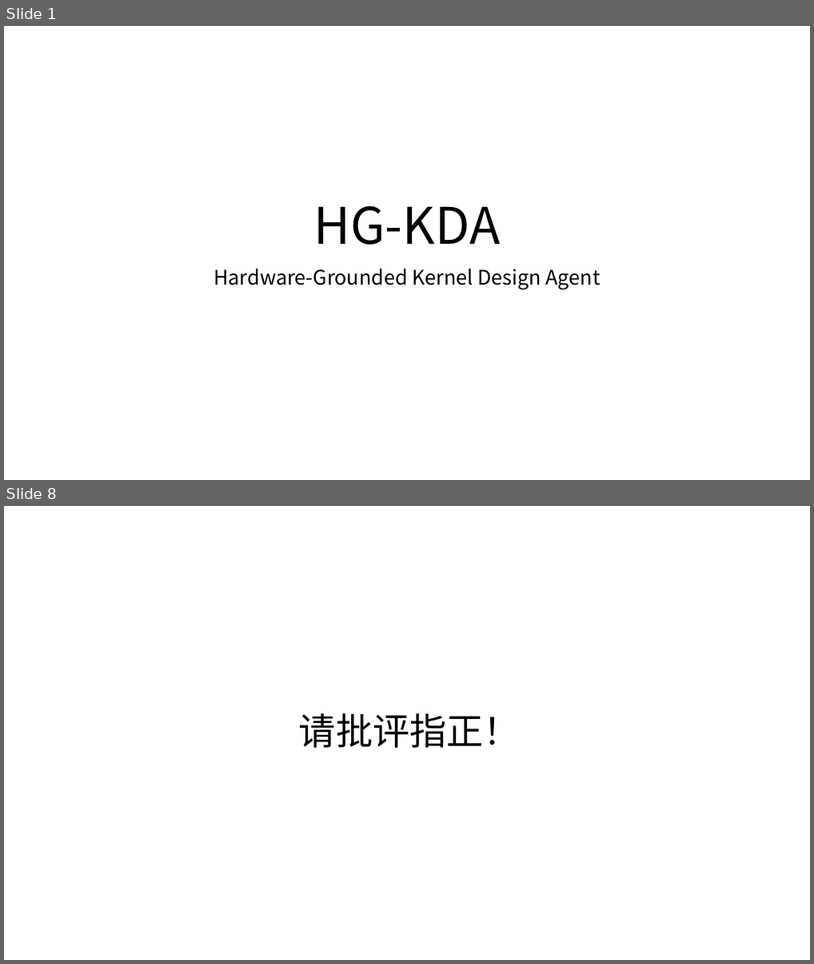
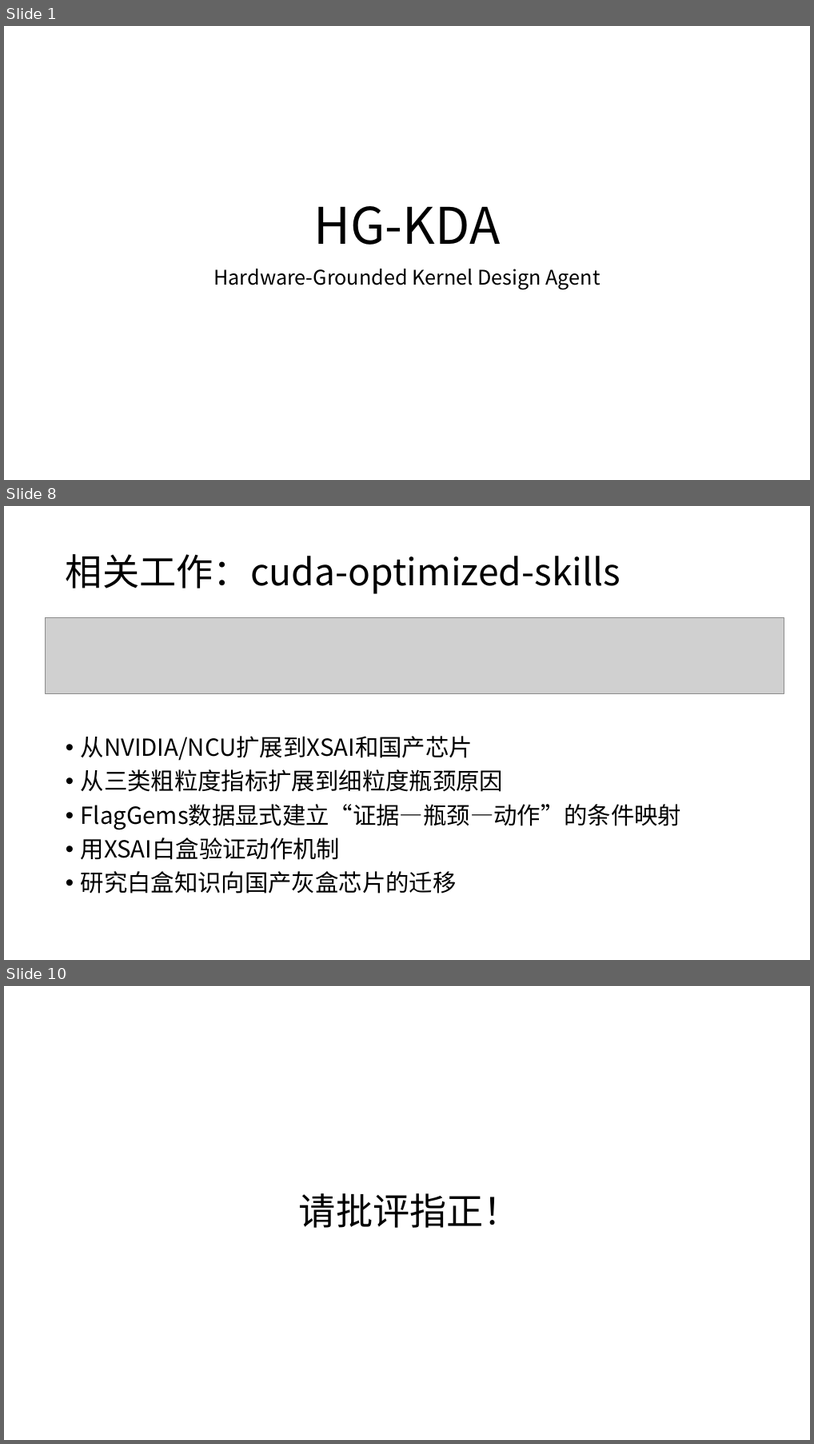
Before and after one commit to LeleCheung/HG-KDA, a slide deck: reports/02_work/0917汇报.pptx. Shown one above the other, each under a label of ours: slides 1 and 8 before the commit, slides 1, 8 and 10 after it; the slides between them are not shown. The pictures are 814x964 and 814x1444 pixels, drawn with LibreOffice and Linux fonts; fonts in the diff are those of the drawing; grey boxes stand for pictures. Boxes give left, top, right and bottom in pixels: in the first picture for what was removed or moved away, otherwise in the second. Text is boxed around its words. In the diff, an @@ line names an element or a change of style, - is before the commit and + after.

```diff
--- a/reports/02_work/0917汇报.pptx
+++ b/reports/02_work/0917汇报.pptx
@@ slide 8 added at box(4, 506, 810, 960), background #FFFFFF @@
@@ title added at box(66, 554, 621, 594), 44 pt, text #000000 @@
+相关工作：cuda-optimized-skills
@@ picture added at box(46, 618, 785, 693) @@
@@ text added at box(81, 736, 682, 893), 28 pt, text #000000 @@
+• 从NVIDIA/NCU扩展到XSAI和国产芯片
+• 从三类粗粒度指标扩展到细粒度瓶颈原因
+• FlagGems数据显式建立“证据—瓶颈—动作”的条件映射
+• 用XSAI白盒验证动作机制
+• 研究白盒知识向国产灰盒芯片的迁移
@@ what was slide 8 is now slide 10 @@
```
Also in this commit, not shown: 4 slides changed, 3 other slides added, 2 slides removed, 1 other file.
